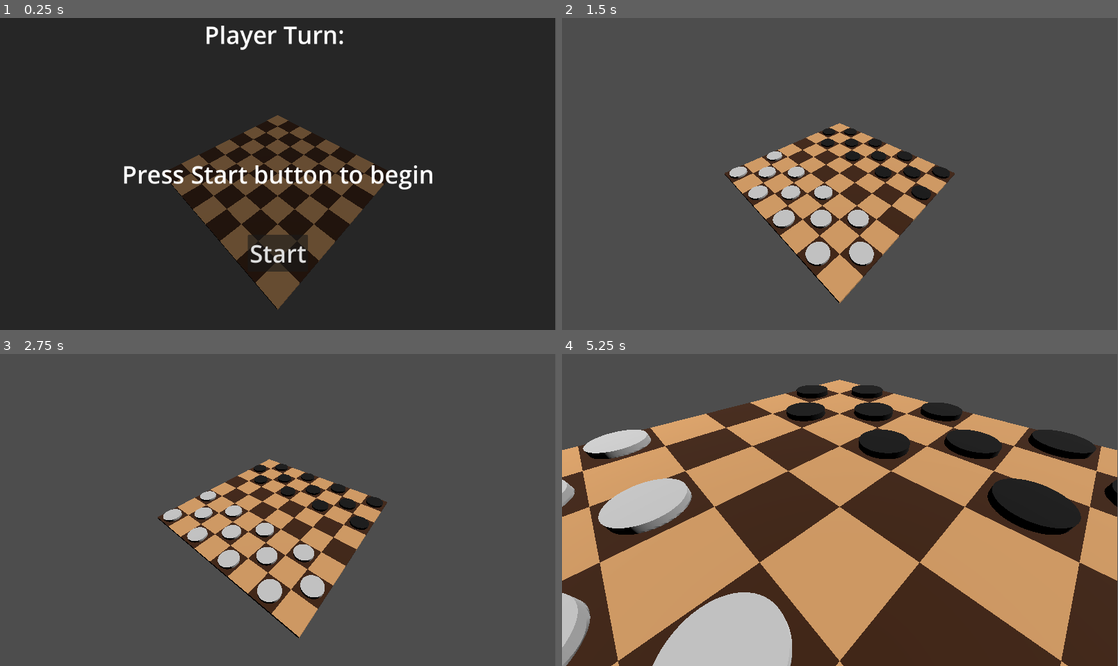
Above: before the commit, frames 1-4 (two rows, left to right).
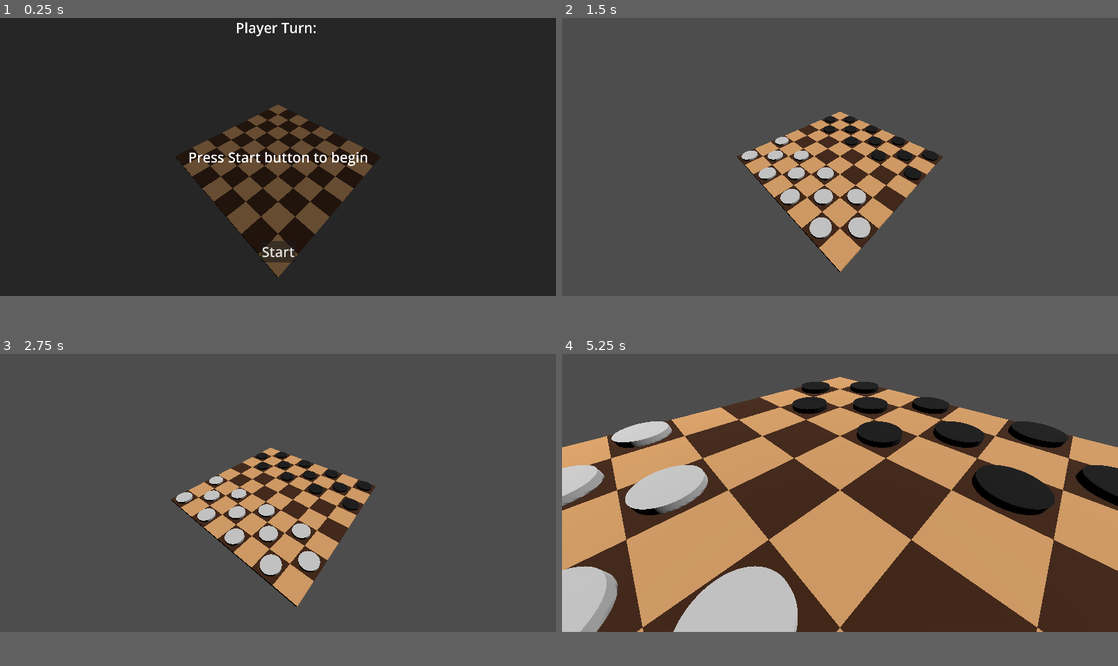
Above: after the commit, the same moments.

Repository: GriffinMurray/Checkers
Game: Godot game, scene res://scenes/level.tscn
Two runs of this game, one before a commit and one after it. Both use one fixed random seed, a clock stepped at 60 frames per second and the inputs below.
Inputs (mouse positions are in pixels of both pictures, inside the frame that each line leads up to):
- Up to frame 1 (0.25 s): no input
- Up to frame 2 (1.5 s): click "Start" at 0.5 s; tap Enter at 1.25 s; move the mouse to (962, 158) at 1.27 s; tap Down (camera_down) at 1.35 s; click (962, 158) at 1.42 s
- Up to frame 3 (2.75 s): tap Space at 2 s; move the mouse to (166, 525) at 2.02 s; tap Left (camera_left) at 2.1 s; click (166, 525) at 2.17 s
- Up to frame 4 (5.25 s): tap Enter at 2.75, 4.25 s; move the mouse to (895, 441) at 2.77 s; tap Right (camera_right) at 2.85 s; click (895, 441) at 2.92 s; tap Space at 3.5, 5 s; move the mouse to (812, 572) at 3.52 s; tap Up (camera_up) at 3.6 s; click (812, 572) at 3.67 s; move the mouse to (1006, 556) at 4.27 s; hold Mouse wheel up (camera_zoom_in) 4.28-5.03 s; click (1006, 556) at 4.42 s; move the mouse to (673, 463) at 5.02 s; tap Mouse wheel down (camera_zoom_out) at 5.1 s; click (673, 463) at 5.17 s
In our replay, the window is 799x449 before the commit and 800x400 after it. These sizes can differ from the game's own. Grey fills any space a smaller window leaves; there, only what the larger window draws over its background counts as a difference.

The runs differ from the first frame. In frame 1, 8.7% of the frame differs, in the area x 22-78%, y 1-94%; in frame 2, 8.4%; in frame 3, 8.9%; in frame 4, 39%, in the area x 0-100%, y 7-100%.

Commit message:
moved more game state functionality to level

Diff:
--- a/project.godot
+++ b/project.godot
@@ -19,6 +19,11 @@
 
 Globals="*res://globals.gd"
 UI="*res://scenes/ui.tscn"
+
+[display]
+
+window/size/viewport_width=2000
+window/size/viewport_height=1000
 
 [input]
 
--- a/scenes/board.gd
+++ b/scenes/board.gd
@@ -1,6 +1,7 @@
 extends Node3D
 
-signal piece_captured(piece: Piece)
+signal piece_moved()
+signal piece_jumped()
 
 @export var white_piece: PackedScene = preload("res://scenes/pieces/white_piece.tscn")
 @export var black_piece: PackedScene = preload("res://scenes/pieces/black_piece.tscn")
@@ -84,68 +85,67 @@
 		pass
 
 
-func select_piece(piece) -> void:
-	piece.highlight()
-	Globals.set_selected_piece(piece)
-	Globals.set_game_state("move")
-
-func unselect_all() -> void:
-	Globals.set_selected_piece(null)
-	Globals.set_selected_square(null)
-
-func unselect_piece(piece) -> void:
-	piece.set_albedo(piece.base_color)
-	Globals.set_selected_piece(null)
-	Globals.set_game_state("piece_select")
-
-func select_square(square) -> void:
-	square.set_albedo(square.base_color)
-	Globals.set_selected_square(square)
-	var piece = Globals.get_selected_piece()
-	move_if_valid(piece, square)
-
-func move_if_valid(piece, target):
-	var source = piece.get_parent_square()
-	var move_options = valid_move_options()
-	var jump_options = valid_jump_options()
-
-	if target in move_options and not piece_moving_again:
+func select_piece() -> void:
+	if piece_hovering != null:
+		piece_hovering.highlight()
+		Globals.set_selected_piece(piece_hovering)
+
+func unselect_piece() -> void:
+	if Globals.is_piece_selected():
+		Globals.get_selected_piece().remove_highlight()
+		Globals.set_selected_piece(null)
+
+func select_square() -> void:
+	if square_hovering != null:
+		square_hovering.highlight()
+		Globals.set_selected_square(square_hovering)
+
+func unselect_square() -> void:
+	if Globals.is_square_selected():
+		Globals.get_selected_square().remove_highlight()
+		Globals.set_selected_square(null)
+
+func move_piece(piece, target, multiple_jumping):
+	if must_jump():
+		if valid_jump(piece, target):
+			var jumped_piece = get_jumped_piece(piece.get_parent_square(), target)
+			piece.jump(jumped_piece, target)
+			update_pieces(jumped_piece.get_groups()[0])
+			piece_jumped.emit(false)
+	elif valid_move(target):
 		piece.move(target)
-		unselect_all()
-		Globals.toggle_player_turn()
-		Globals.set_game_state("piece_select")
-	elif target in jump_options:
-		var jumped_piece = get_jumped_piece(source, target)
-		piece.jump(jumped_piece, target)
-		update_pieces(jumped_piece.get_groups()[0])
-		if can_jump_again(target):
-			piece_moving_again = true
-			Globals.set_selected_square(null)
-			Globals.set_game_state("square_select")
-		else:
-			piece_moving_again = false
-			unselect_all()
-			Globals.toggle_player_turn()
-			Globals.set_game_state("piece_select")
-	else:
-		piece.move(source)
-
-func can_jump_again(source):
+		piece_moved.emit()
+
+func must_jump():
 	var move_options = valid_move_options()
 	var jump_options = valid_jump_options()
 	if jump_options.size() > 0:
 		print(jump_options[0])
-		print(jump_options[0].has_piece())
 		return true
 	return false
 
+func valid_move(target):
+	var move_options = valid_move_options()
+	if target in move_options:
+		return true
+	return false
+
+func valid_jump(piece, target):
+	var source = piece.get_parent_square()
+	var move_options = valid_move_options()
+	var jump_options = valid_jump_options()
+	if target in jump_options:
+		return true
+	return false
+
+
 func update_pieces(group):
-	if group == "black_pieces":
+	if group == "black":
 		black_pieces -= 1
 		if black_pieces <= 0:
 			#game over
 			pass
-	elif group == "white_pieces":
+	elif group == "white":
 		white_pieces -= 1
 		if white_pieces <= 0:
 			#game over
@@ -156,9 +156,9 @@
 	var target_index = get_square_index(target)
 
 	jumped_square_index.append(source_index[0]
-	+ (target_index[0] - source_index[0])/2)
+								+ (target_index[0] - source_index[0])/2)
 	jumped_square_index.append(source_index[1]
-	+ (target_index[1] - source_index[1])/2)
+								+ (target_index[1] - source_index[1])/2)
 
 	var jumped_square: Square = board_array[jumped_square_index[0]][jumped_square_index[1]]
 	var jumped_piece = jumped_square.piece
@@ -170,12 +170,6 @@
 			if board_array[row][col] == square:
 				return [row, col]
 	return []
-
-func is_on_board(index: Array):
-	if 0 <= index[0] and index[0] <= board_array.size()-1:
-		if 0 <= index[1] and index[1] <= board_array.size()-1:
-			return true
-	return false
 
 func get_behind_square(source: Square, target: Square):
 	var source_index = get_square_index(source)
@@ -186,6 +180,12 @@
 	if is_on_board(index):
 		return board_array[index[0]][index[1]]
 	return null
+
+func is_on_board(index: Array):
+	if 0 <= index[0] and index[0] <= board_array.size()-1:
+		if 0 <= index[1] and index[1] <= board_array.size()-1:
+			return true
+	return false
 
 func get_adjacent_squares(square) -> Array:
 	var squares = []
@@ -218,7 +218,6 @@
 		for square in adjacent_squares:
 			if not square.has_piece():
 				options.append(square)
-				print("square", square)
 	return options
 
 func valid_jump_options() -> Array:
@@ -234,26 +233,26 @@
 					var behind_square = get_behind_square(source, square)
 					if behind_square != null and not behind_square.has_piece():
 						options.append(behind_square)
-						print("behind", behind_square)
 
 	return options
 
 func _on_square_hovering(square: Square) -> void:
-	square_hovering = square
-	if not square.has_piece():
-		if Globals.game_state == "square_select":
-			square.set_albedo(square.highlight_color)
+	if not square.has_piece() and Globals.get_game_state() == "move":
+			square.highlight()
+			square_hovering = square
 
 func _on_square_stop_hovering(square: Square) -> void:
 	square_hovering = null
-	square.set_albedo(square.base_color)
+	square.remove_highlight()
 
 func _on_piece_hovering(piece: Piece) -> void:
-	piece_hovering = piece
-	piece.highlight()
+	if piece.is_in_group(Globals.player_turn) and Globals.game_state == "start":
+		piece_hovering = piece
+		piece.highlight()
 
 func _on_piece_stop_hovering(piece: Piece) -> void:
+	if piece.is_in_group(Globals.player_turn) and Globals.game_state == "start":
+		piece.remove_highlight()
 	piece_hovering = null
-	piece.remove_highlight()
 
 # TODO generate board procedurally
--- a/scenes/level.gd
+++ b/scenes/level.gd
@@ -4,8 +4,8 @@
 var game_states = ["start", "move", "end"]
 var player_turns = ["white", "black"]
 
-var score: Array
-var selection_locked: bool
+var score: Array = [0,0]
+var multiple_jumping: bool = false
 
 func _ready() -> void:
 	start()
@@ -15,21 +15,22 @@
 	if state == "start":
 		if event is InputEventMouseButton and event.pressed:
 			if event.button_index == MOUSE_BUTTON_LEFT:
-				#select piece
-				pass
+				$Board.select_piece()
+				if Globals.is_piece_selected():
+					Globals.set_game_state(game_states[1])
 	if state == "move":
 		if event is InputEventMouseButton and event.pressed:
 			if event.button_index == MOUSE_BUTTON_LEFT:
-				# select square
-				#try move piece to square
-				pass
+				$Board.select_square()
+				if (Globals.is_piece_selected() and Globals.is_square_selected()):
+						$Board.move_piece(Globals.get_selected_piece(),
+											Globals.get_selected_square(),
+											multiple_jumping)
 			elif event.button_index == MOUSE_BUTTON_RIGHT:
-				#unselect piece and regress game state to start
-				pass
+				$Board.unselect_piece()
+				Globals.set_game_state(game_states[0])
 
 func start():
-	Globals.set_game_type(game_types[0])
-	Globals.set_player_turn(player_turns[0])
 	var button = UI.get_button()
 	button.pressed.connect(_on_start_button_pressed)
 
@@ -38,11 +39,31 @@
 	new_turn()
 
 func new_turn():
+	Globals.toggle_player_turn()
 	Globals.set_game_state(game_states[0])
 	Globals.set_selected_piece(null)
 	Globals.set_selected_square(null)
 
+
 func _on_start_button_pressed():
+	Globals.set_game_type(game_types[0])
+	Globals.set_player_turn(player_turns[0])
+	Globals.set_game_state(game_states[0])
 	$Board.initialize_game()
 	UI.hide()
+
+
+
+
+func _on_board_piece_moved() -> void:
 	new_turn()
+
+
+func _on_board_piece_jumped(multiple: bool) -> void:
+	if multiple:
+		multiple_jumping = true
+		print("AGAIN!")
+	else:
+		print("jumping over")
+		multiple_jumping = false
+		new_turn()
--- a/scenes/level.tscn
+++ b/scenes/level.tscn
@@ -19,4 +19,5 @@
 [node name="Player" parent="Marker3D" node_paths=PackedStringArray("parent") instance=ExtResource("3_e3fpk")]
 parent = NodePath("..")
 
-[connection signal="piece_captured" from="Board" to="." method="_on_board_piece_captured"]
+[connection signal="piece_jumped" from="Board" to="." method="_on_board_piece_jumped"]
+[connection signal="piece_moved" from="Board" to="." method="_on_board_piece_moved"]
--- a/scenes/pieces/piece.gd
+++ b/scenes/pieces/piece.gd
@@ -37,10 +37,7 @@
 	jumped_piece.queue_free()
 
 func _on_mouse_entered() -> void:
-	if (Globals.get_player_turn() == "white" and get_groups()[0] == "white_pieces"
-		or Globals.get_player_turn() == "black" and get_groups()[0] == "black_pieces"):
-		if not Globals.is_piece_selected():
-			hovering.emit(self)
+	hovering.emit(self)
 
 func _on_mouse_exited() -> void:
-		stop_hovering.emit(self)
+	stop_hovering.emit(self)
